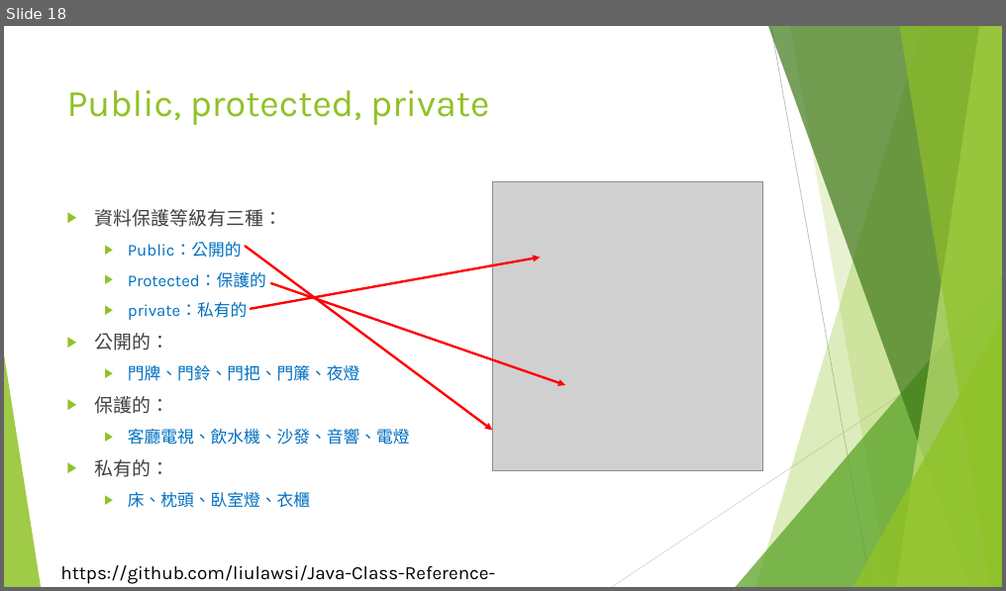
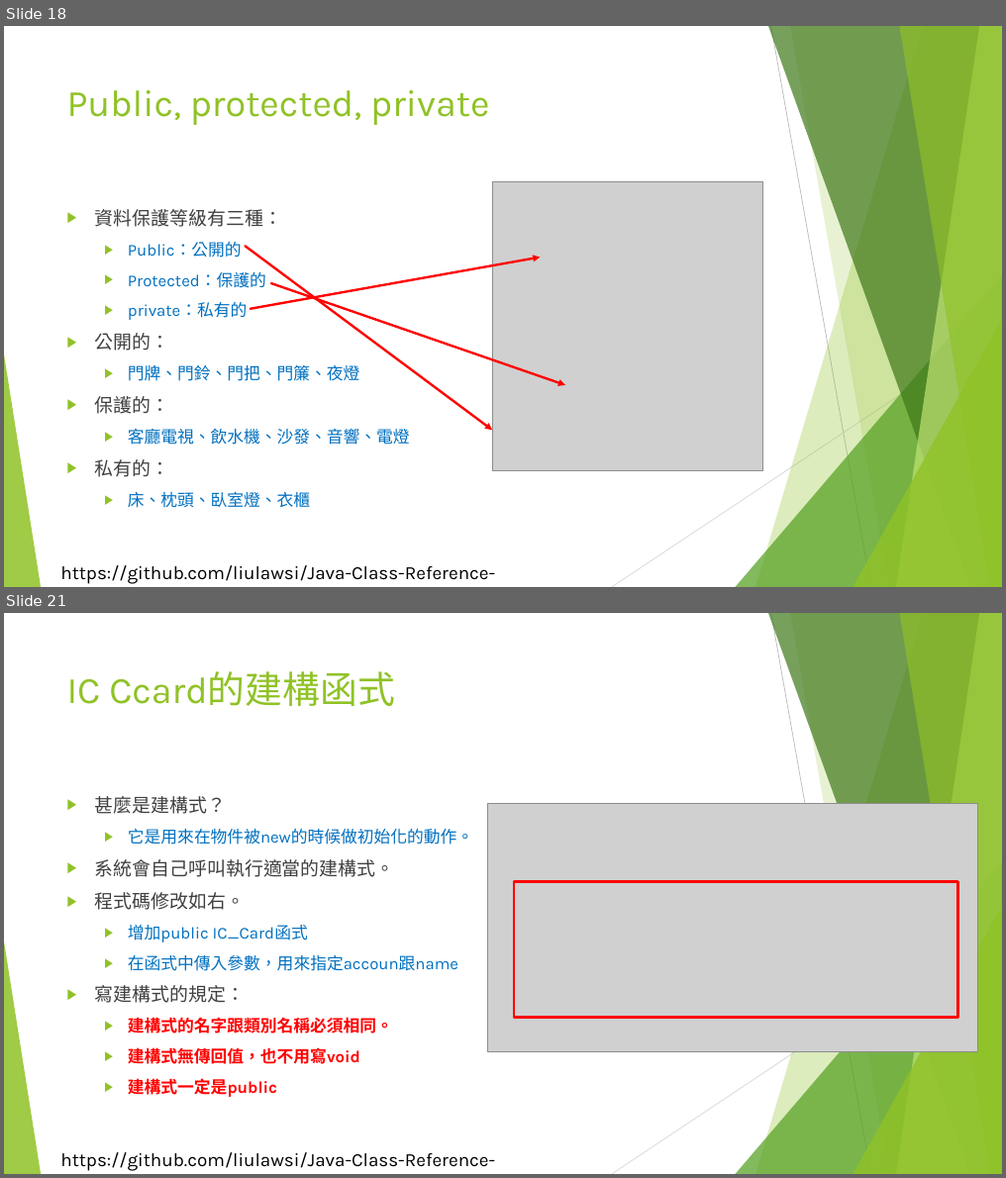
Before and after one commit to liulawsi/My_PPTs, a slide deck: LCC/Java/10_物件導向程式設計.pptx. Shown one above the other, each under a label of ours: slide 18 before the commit, slides 18 and 21 after it; the slides between them are not shown. The pictures are 1006x591 and 1006x1178 pixels, drawn with LibreOffice and Linux fonts; fonts in the diff are those of the drawing; grey boxes stand for pictures; background and template pictures are left out. Boxes give left, top, right and bottom in pixels: in the first picture for what was removed or moved away, otherwise in the second. Text is boxed around its words. In the diff, an @@ line names an element or a change of style, - is before the commit and + after.

```diff
--- a/LCC/Java/10_物件導向程式設計.pptx
+++ b/LCC/Java/10_物件導向程式設計.pptx
@@ slide 21 added at bbox=[4, 613, 1002, 1174], background #FFFFFF; not listed: 11 template elements that a slide beside it also shows @@
@@ title added at bbox=[67, 671, 395, 706], 36 pt, text #90C226 @@
+IC Ccard的建構函式
@@ text added at bbox=[95, 796, 473, 1097], 16 pt, text #0070C0 @@
+▶ 甚麼是建構式？
+  ▶ 它是用來在物件被new的時候做初始化的動作。
+▶ 系統會自己呼叫執行適當的建構式。
+▶ 程式碼修改如右。
+  ▶ 增加public IC_Card函式
+  ▶ 在函式中傳入參數，用來指定accoun跟name
+▶ 寫建構式的規定：
+  ▶ 建構式的名字跟類別名稱必須相同。
+  ▶ 建構式無傳回值，也不用寫void
+  ▶ 建構式一定是public
@@ picture added at bbox=[487, 804, 978, 1052] @@
@@ rectangle added at bbox=[514, 881, 957, 1017], outline #FF0000 2.25 pt @@
```
Also in this commit, not shown: 4 slides changed, 8 other slides added.
